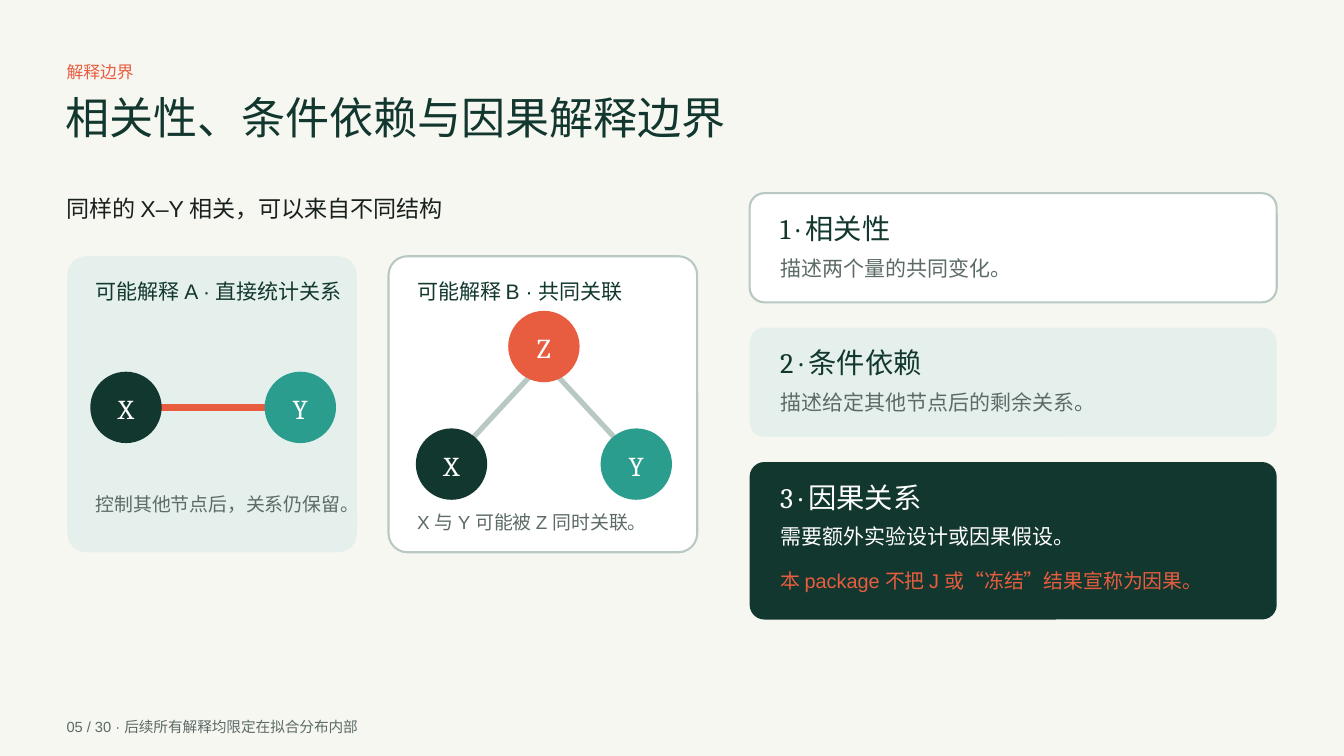
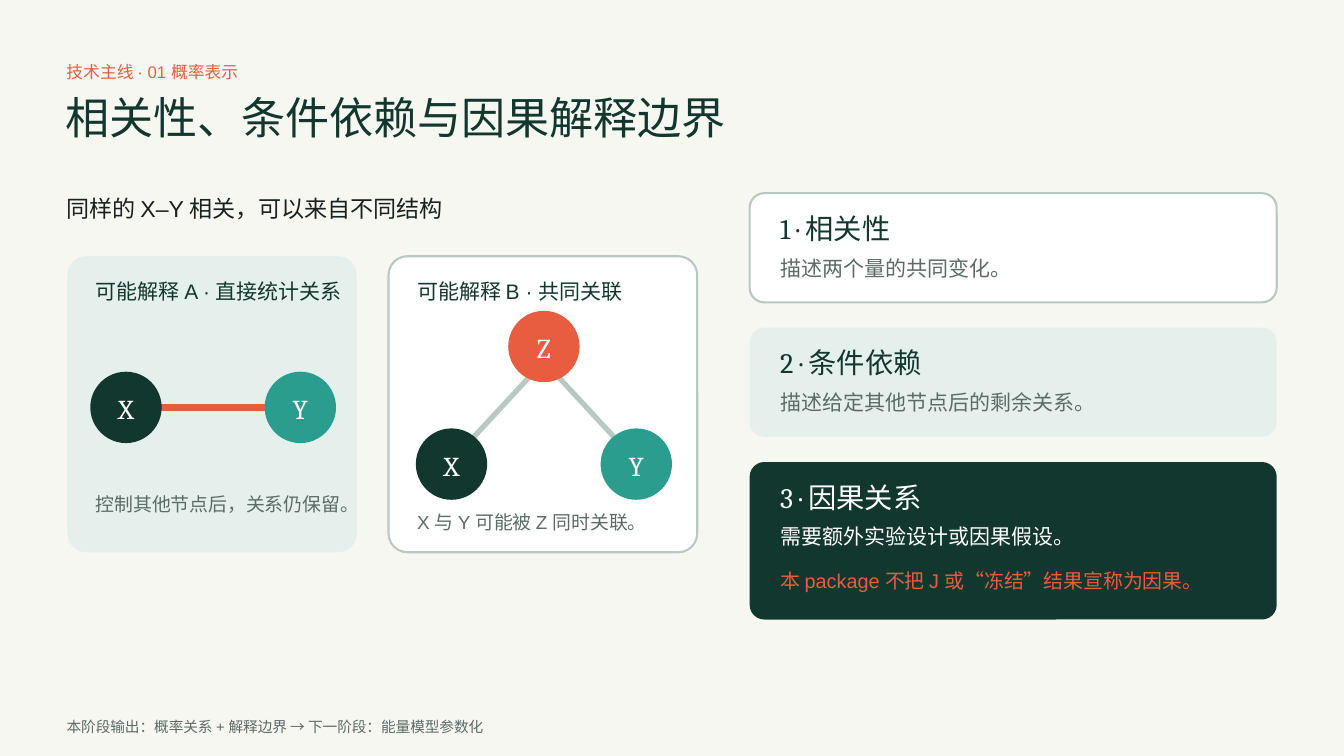
Before and after one commit to sqsssq/edu-analysis, a slide deck: slide 5 of output/pptx/learnenergy-foundations-technical-report-cn-v2.pptx. Drawn at 1344x756 pixels with LibreOffice and Linux fonts; fonts in the diff are those of the drawing. Boxes give left, top, right and bottom in pixels: in the first picture for what was removed or moved away, otherwise in the second. Text is boxed around its words. In the diff, an @@ line names an element or a change of style, - is before the commit and + after.

```diff
--- a/output/pptx/learnenergy-foundations-technical-report-cn-v2.pptx
+++ b/output/pptx/learnenergy-foundations-technical-report-cn-v2.pptx
@@ text at box(66, 64, 238, 80): text changed @@
-解释边界
+技术主线 · 01 概率表示
@@ text at box(67, 719, 483, 733): text changed @@
-05 / 30 · 后续所有解释均限定在拟合分布内部
+本阶段输出：概率关系 + 解释边界 → 下一阶段：能量模型参数化
```
Also in this commit, not shown: 28 other slides changed, 1 slide added, 1 slide removed.
